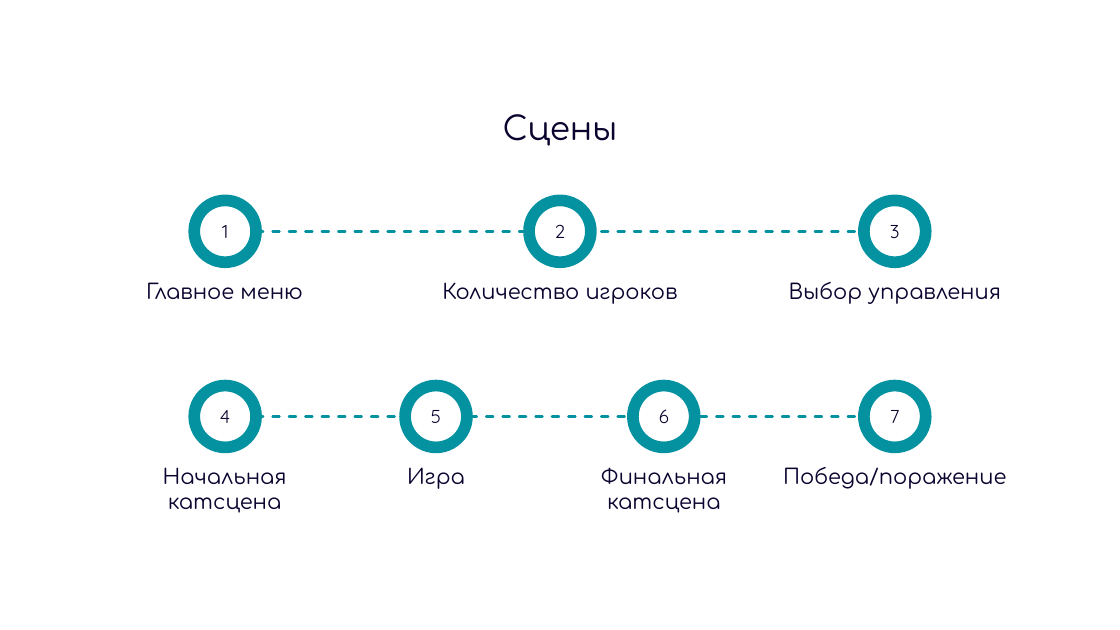
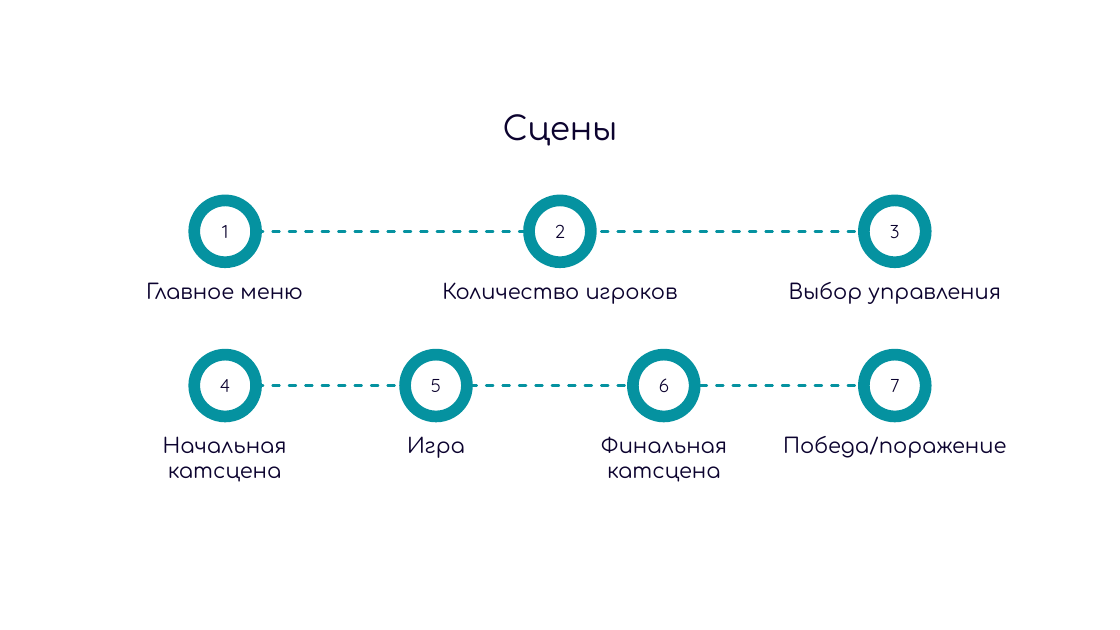
Before and after one commit to TressTrai/Defence_Indpro, a slide deck: slide 6 of Отчет и Презентация/Презентация Защита Индпро.pptx. Drawn at 1120x630 pixels with LibreOffice and Linux fonts; fonts in the diff are those of the drawing; background and template pictures are left out. Boxes give left, top, right and bottom in pixels: in the first picture for what was removed or moved away, otherwise in the second. Text is boxed around its words. In the diff, an @@ line names an element or a change of style, - is before the commit and + after.

```diff
--- a/Отчет и Презентация/Презентация Защита Индпро.pptx
+++ b/Отчет и Презентация/Презентация Защита Индпро.pptx
@@ 4 ellipses, 4 texts, 1 line: place and size @@
-4 ellipses, 4 texts, 1 line at [163,386,1006,513]
+4 ellipses, 4 texts, 1 line at [163,355,1006,482]
```
Also in this commit, not shown: 2 other slides changed, 1 slide added.
